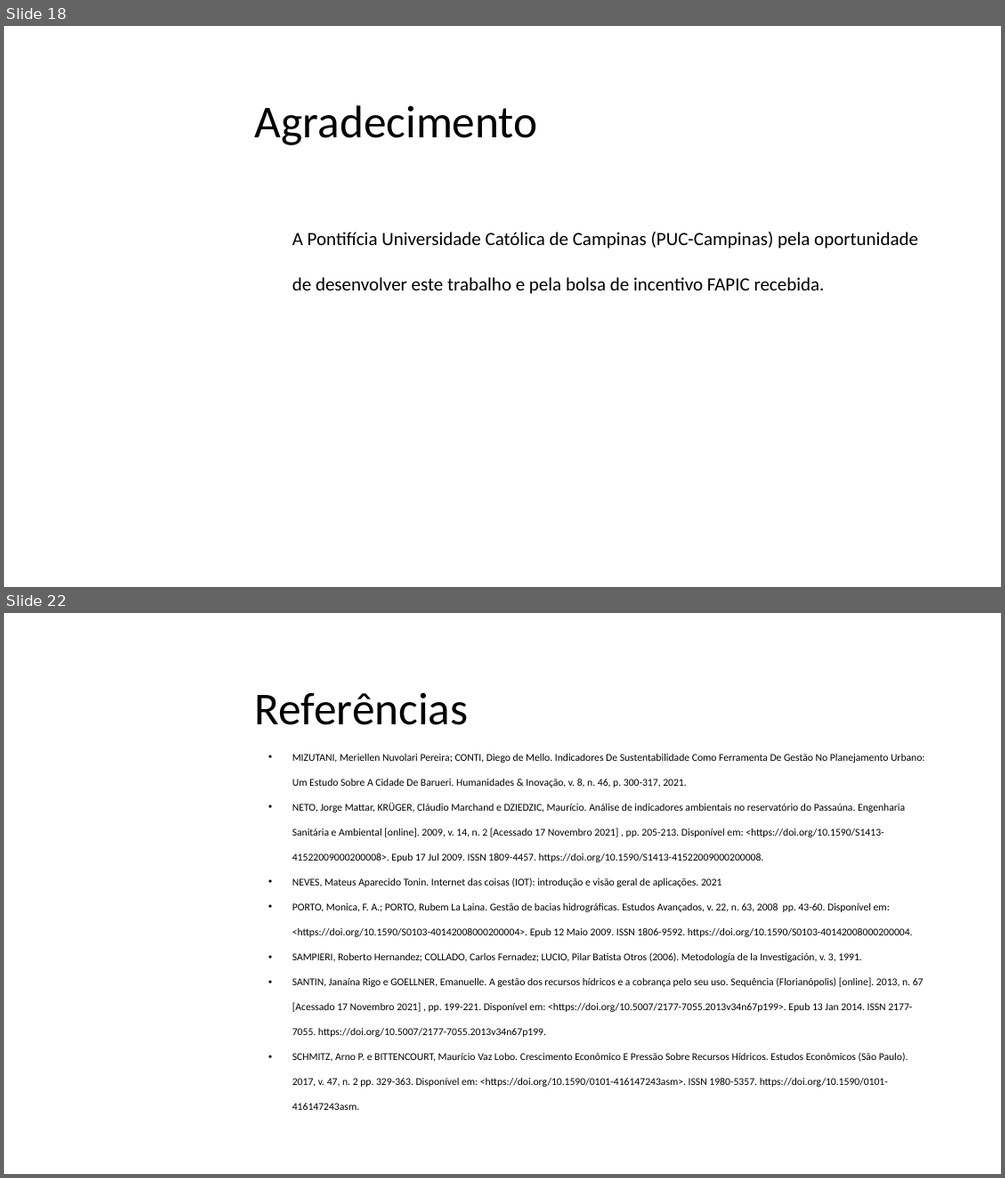
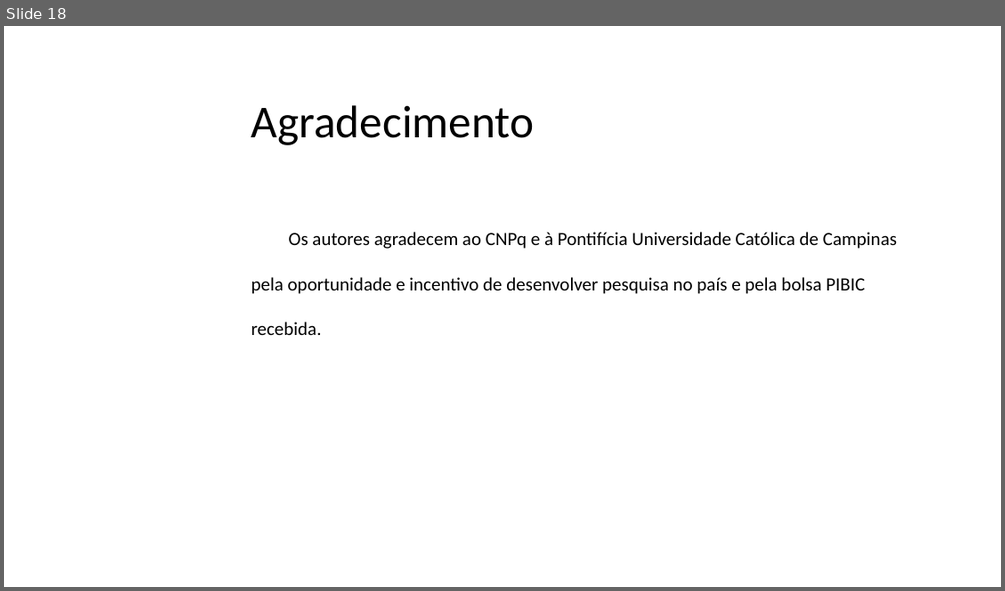
Before and after one commit to emiliobiasi/IniciacaoCientifica, a slide deck: RELATÓRIO FINAL E RESUMO/Emílio-apresentação_IC_IT .pptx. Shown one above the other, each under a label of ours: slides 18 and 22 before the commit, slide 18 after it; the slides between them are not shown. The pictures are 1005x1178 and 1005x591 pixels, drawn with LibreOffice and Linux fonts; fonts in the diff are those of the drawing; background and template pictures are left out. Boxes give left, top, right and bottom in pixels: in the first picture for what was removed or moved away, otherwise in the second. Text is boxed around its words. In the diff, an @@ line names an element or a change of style, - is before the commit and + after.

Commit message:
adicionando versao power point ao inves de keynote

```diff
--- a/RELATÓRIO FINAL E RESUMO/Emílio-apresentação_IC_IT .pptx
+++ b/RELATÓRIO FINAL E RESUMO/Emílio-apresentação_IC_IT .pptx
@@ slide 22 removed at (4, 613, 1001, 1174), background picture (left out) @@
@@ title removed at (255, 692, 469, 725) @@
-Referências
@@ text removed at (292, 754, 925, 1110) @@
-• MIZUTANI, Meriellen Nuvolari Pereira; CONTI, Diego de Mello. Indicadores De Sustentabilidade Como Ferramenta De Gestão No Planejamento Urbano: Um Estudo Sobre A Cidade De Barueri. Humanidades & Inovação, v. 8, n. 46, p. 300-317, 2021.
-• NETO, Jorge Mattar, KRÜGER, Cláudio Marchand e DZIEDZIC, Maurício. Análise de indicadores ambientais no reservatório do Passaúna. Engenharia Sanitária e Ambiental [online]. 2009, v. 14, n. 2 [Acessado 17 Novembro 2021] , pp. 205-213. Disponível em: <https://doi.org/10.1590/S1413-41522009000200008>. Epub 17 Jul 2009. ISSN 1809-4457. https://doi.org/10.1590/S1413-41522009000200008.
-• NEVES, Mateus Aparecido Tonin. Internet das coisas (IOT): introdução e visão geral de aplicações. 2021
-• PORTO, Monica, F. A.; PORTO, Rubem La Laina. Gestão de bacias hidrográficas. Estudos Avançados, v. 22, n. 63, 2008 pp. 43-60. Disponível em: <https://doi.org/10.1590/S0103-40142008000200004>. Epub 12 Maio 2009. ISSN 1806-9592. https://doi.org/10.1590/S0103-40142008000200004.
-• SAMPIERI, Roberto Hernandez; COLLADO, Carlos Fernadez; LUCIO, Pilar Batista Otros (2006). Metodología de la Investigación, v. 3, 1991.
-• SANTIN, Janaína Rigo e GOELLNER, Emanuelle. A gestão dos recursos hídricos e a cobrança pelo seu uso. Sequência (Florianópolis) [online]. 2013, n. 67 [Acessado 17 Novembro 2021] , pp. 199-221. Disponível em: <https://doi.org/10.5007/2177-7055.2013v34n67p199>. Epub 13 Jan 2014. ISSN 2177-7055. https://doi.org/10.5007/2177-7055.2013v34n67p199.
-• SCHMITZ, Arno P. e BITTENCOURT, Maurício Vaz Lobo. Crescimento Econômico E Pressão Sobre Recursos Hídricos. Estudos Econômicos (São Paulo). 2017, v. 47, n. 2 pp. 329-363. Disponível em: <https://doi.org/10.1590/0101-416147243asm>. ISSN 1980-5357. https://doi.org/10.1590/0101-416147243asm.
@@ slide 18 changed as well @@
@@ title "Agradecimento": place and size @@
-title "Agradecimento" at (255, 105, 538, 145)
+title "Agradecimento" at (251, 105, 534, 145)
@@ text at (251, 232, 897, 335): text changed @@
-A Pontifícia Universidade Católica de Campinas (PUC-Campinas) pela oportunidade de desenvolver este trabalho e pela bolsa de incentivo FAPIC recebida.
+Os autores agradecem ao CNPq e à Pontifícia Universidade Católica de Campinas pela oportunidade e incentivo de desenvolver pesquisa no país e pela bolsa PIBIC recebida.
```
Also in this commit, not shown: 6 other slides changed, 15 slides added, 17 other slides removed, 1 other file.
